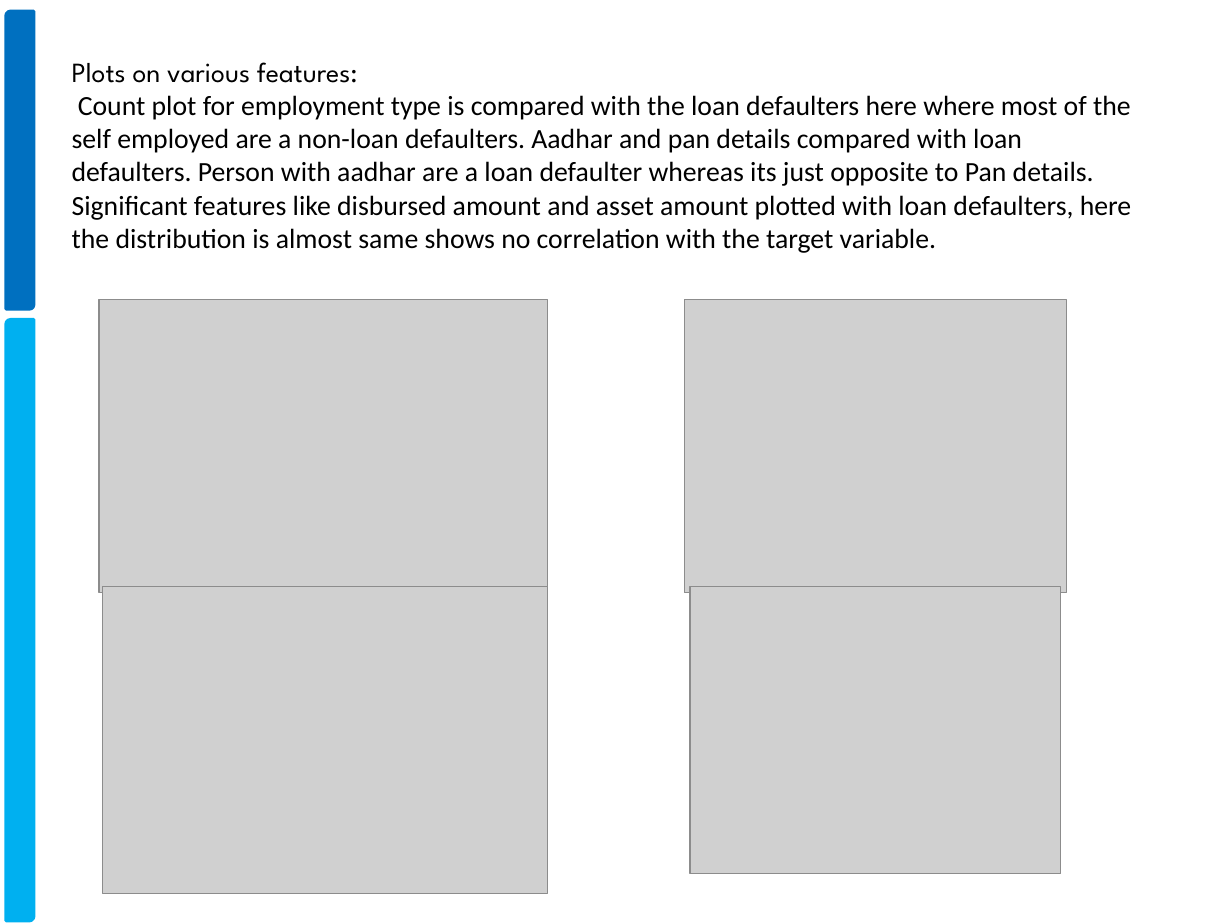
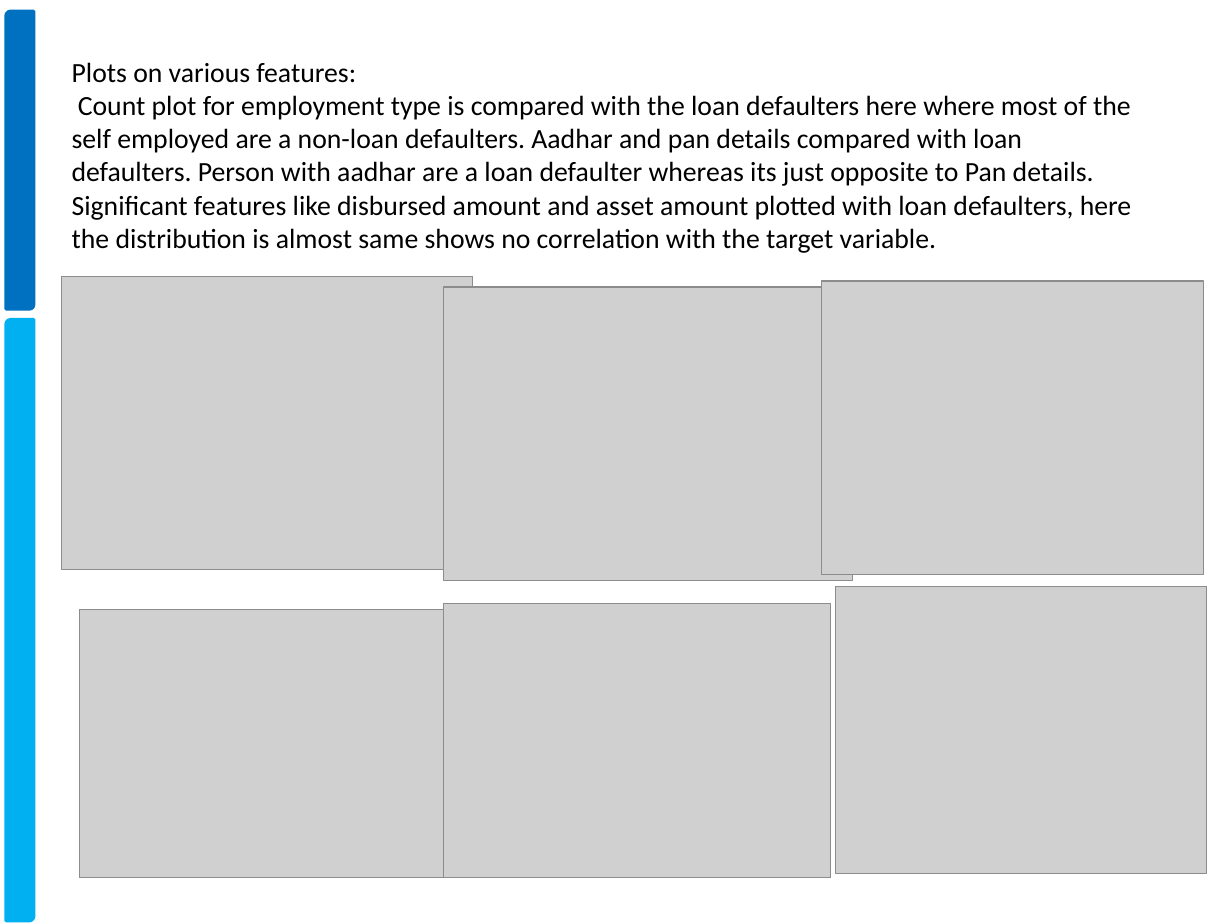
Before and after one commit to xavierigneous/Vehicle-Loan-Default-Prediction, a slide deck: slide 5 of Vehicle Loan Default Prediction.pptx. Drawn at 1232x924 pixels with LibreOffice and Linux fonts; fonts in the diff are those of the drawing; grey boxes stand for pictures; background and template pictures are left out. Boxes give left, top, right and bottom in pixels: in the first picture for what was removed or moved away, otherwise in the second. Text is boxed around its words. In the diff, an @@ line names an element or a change of style, - is before the commit and + after.

```diff
--- a/Vehicle Loan Default Prediction.pptx
+++ b/Vehicle Loan Default Prediction.pptx
@@ title "Plots on various features: Count ..." at (72,62,1131,253): font League Spartan to Calibri in "Plots on various features:" @@
@@ picture added at (62,276,473,569) @@
@@ picture: place and size @@
-picture at (99,299,547,593)
+picture at (444,287,853,580)
@@ picture: place and size @@
-picture at (684,299,1066,593)
+picture at (822,281,1204,574)
@@ picture: place and size @@
-picture at (690,586,1061,873)
+picture at (835,586,1206,873)
@@ picture added at (80,610,456,878) @@
@@ picture: place and size @@
-picture at (102,586,547,893)
+picture at (444,604,830,878)
```
Also in this commit, not shown: 5 other slides changed, 1 slide added, 2 slides removed, 4 other files.
